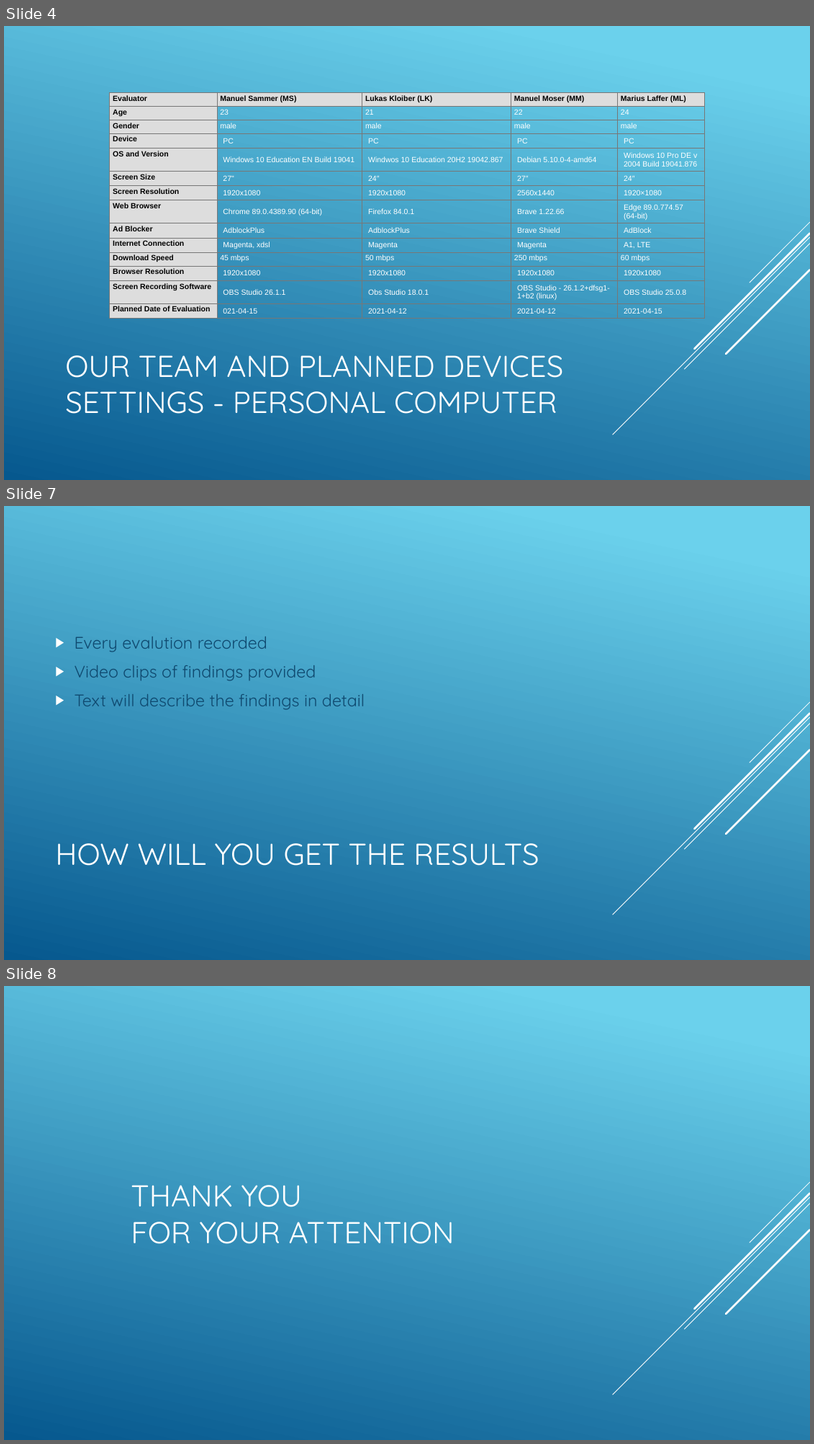
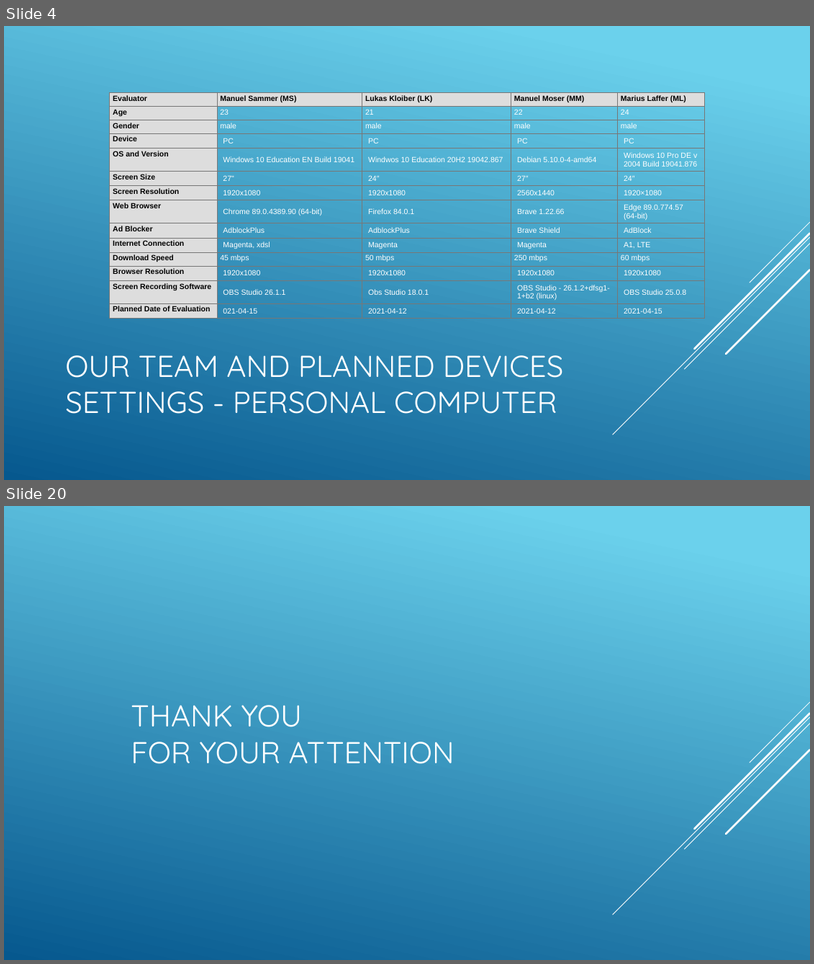
Before and after one commit to Deadmann1/hci_06_06, a slide deck: presentation/presentation.pptx. Shown one above the other, each under a label of ours: slides 4, 7 and 8 before the commit, slides 4 and 20 after it; the slides between them are not shown. The pictures are 814x1444 and 814x964 pixels, drawn with LibreOffice and Linux fonts; fonts in the diff are those of the drawing. Boxes give left, top, right and bottom in pixels: in the first picture for what was removed or moved away, otherwise in the second. Text is boxed around its words. In the diff, an @@ line names an element or a change of style, - is before the commit and + after.

```diff
--- a/presentation/presentation.pptx
+++ b/presentation/presentation.pptx
@@ slide 7 removed at [4, 506, 810, 960], background gradient #6ED2EB to #06588E; not listed: 5 template elements that a slide beside it also shows @@
@@ text removed at [75, 636, 365, 710] @@
-▶ Every evalution recorded
-▶ Video clips of findings provided
-▶ Text will describe the findings in detail
@@ title removed at [55, 843, 539, 865] @@
-HOW WILL YOU GET THE RESULTS
@@ what was slide 8 is now slide 20 @@
```
Also in this commit, not shown: 2 slides changed, 15 slides added, 2 other slides removed, 3 other files.
